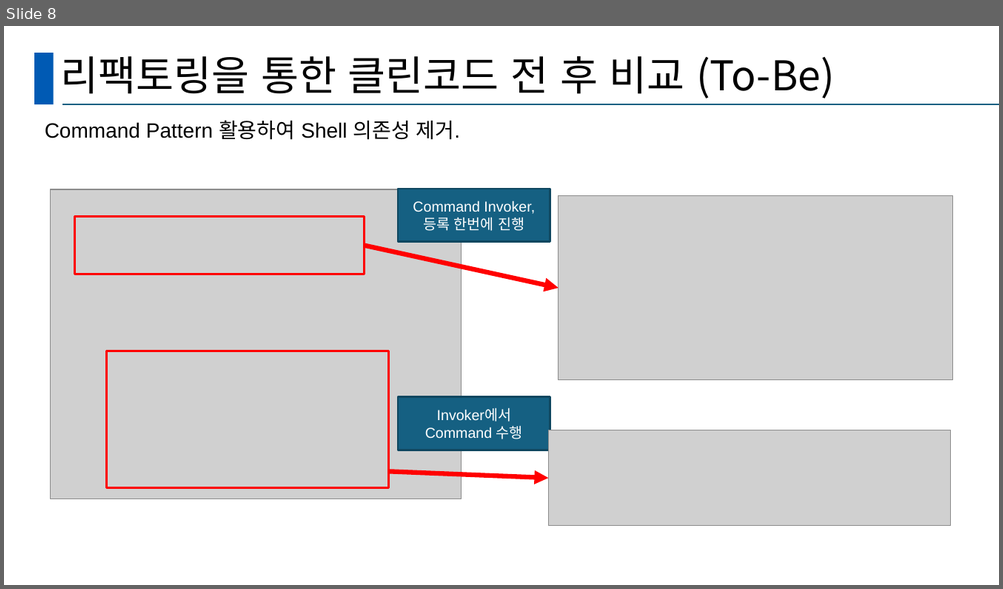
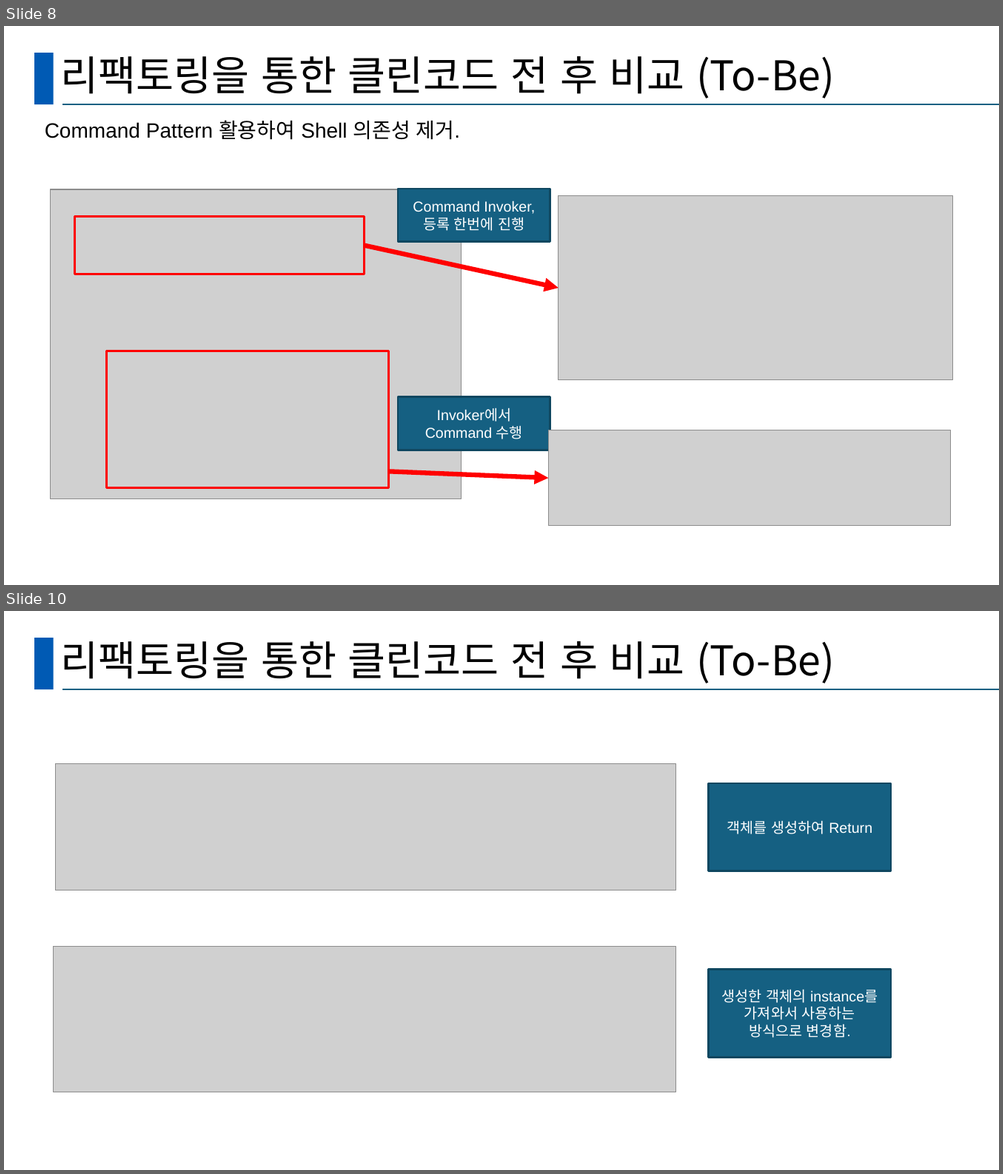
Before and after one commit to chewin9/CRASSDDriver, a slide deck: TestscriptPart.pptx. Shown one above the other, each under a label of ours: slide 8 before the commit, slides 8 and 10 after it; the slides between them are not shown. The pictures are 1003x589 and 1003x1174 pixels, drawn with LibreOffice and Linux fonts; fonts in the diff are those of the drawing; grey boxes stand for pictures. Boxes give left, top, right and bottom in pixels: in the first picture for what was removed or moved away, otherwise in the second. Text is boxed around its words. In the diff, an @@ line names an element or a change of style, - is before the commit and + after.

```diff
--- a/TestscriptPart.pptx
+++ b/TestscriptPart.pptx
@@ slide 10 added at [4, 611, 999, 1170], background #FFFFFF; not listed: 2 template elements that a slide beside it also shows @@
@@ title added at [61, 641, 834, 684], 39.6 pt, text #000000 @@
+리팩토링을 통한 클린코드 전 후 비교 (To-Be)
@@ picture added at [56, 764, 675, 891] @@
@@ rectangle added at [708, 783, 891, 871], fill #156082, outline #104760 2 pt, 14 pt, text #FFFFFF @@
+객체를 생성하여 Return
@@ picture added at [54, 947, 675, 1093] @@
@@ rectangle added at [708, 970, 891, 1058], fill #156082, outline #104760 2 pt, 14 pt, text #FFFFFF @@
+생성한 객체의 instance를 가져와서 사용하는 방식으로 변경함.
```
Also in this commit, not shown: 1 other slide added, 1 other file.
